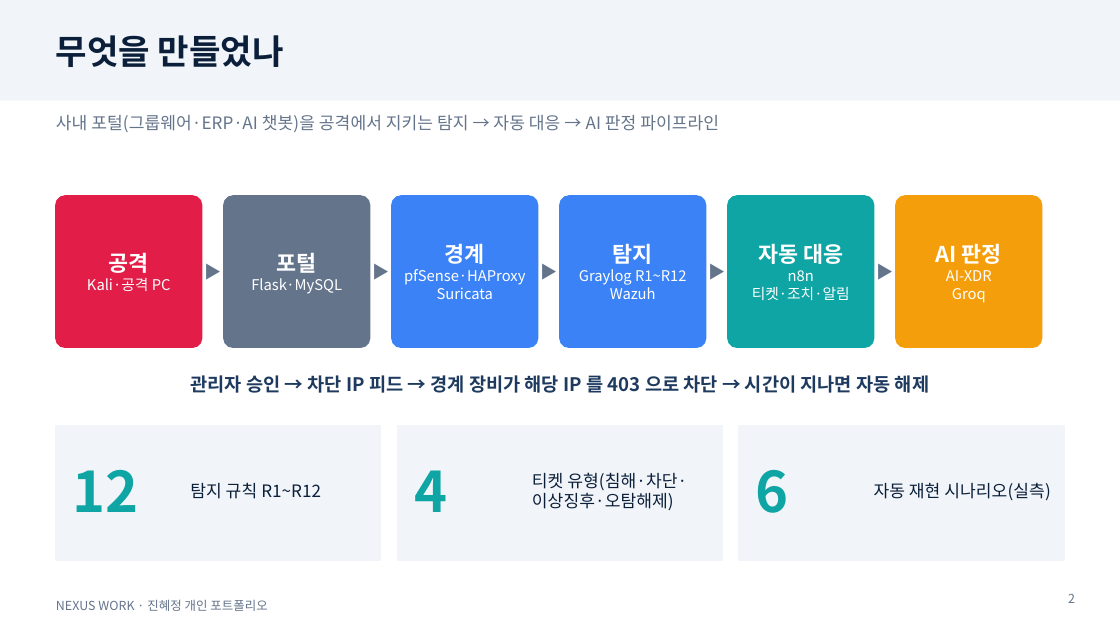
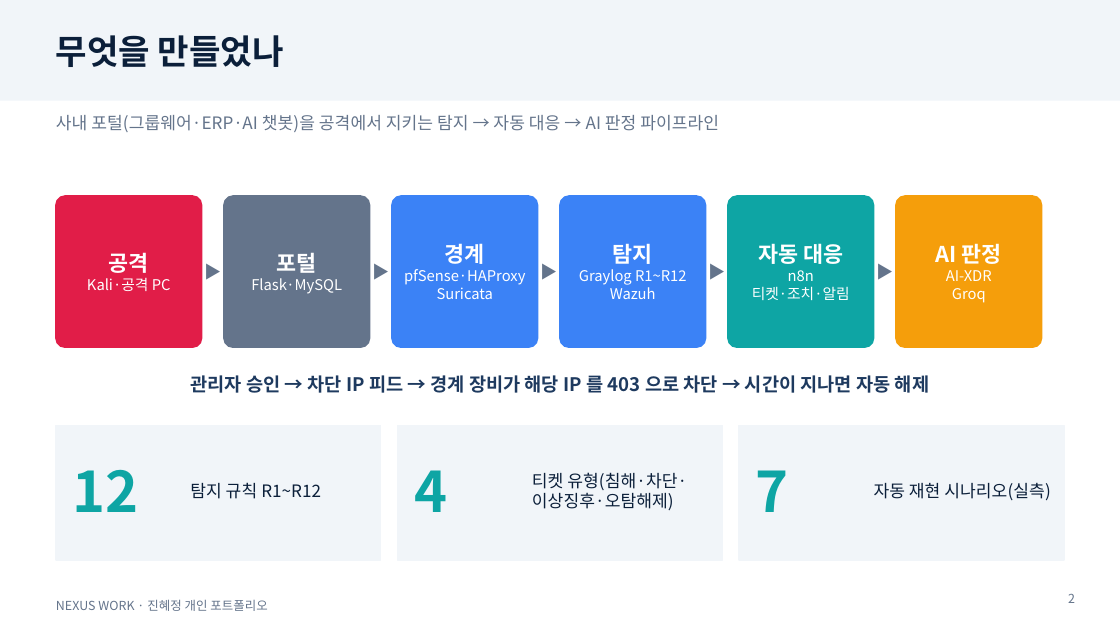
Before and after one commit to ginye28/nexus-integrated, a slide deck: slide 2 of docs/portfolio/NEXUS_WORK_진혜정_개인포트폴리오.pptx. Drawn at 1120x630 pixels with LibreOffice and Linux fonts; fonts in the diff are those of the drawing. Boxes give left, top, right and bottom in pixels: in the first picture for what was removed or moved away, otherwise in the second. Text is boxed around its words. In the diff, an @@ line names an element or a change of style, - is before the commit and + after.

```diff
--- a/docs/portfolio/NEXUS_WORK_진혜정_개인포트폴리오.pptx
+++ b/docs/portfolio/NEXUS_WORK_진혜정_개인포트폴리오.pptx
@@ text at (756, 470, 789, 512): text changed @@
-6
+7
```
Also in this commit, not shown: 3 other slides changed, 1 slide added, 15 other files.
